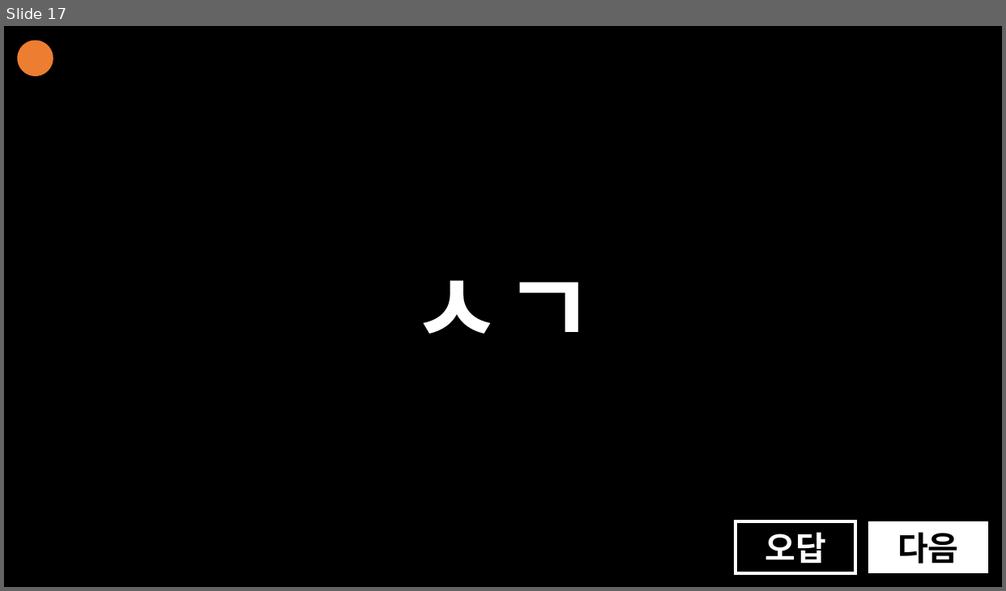
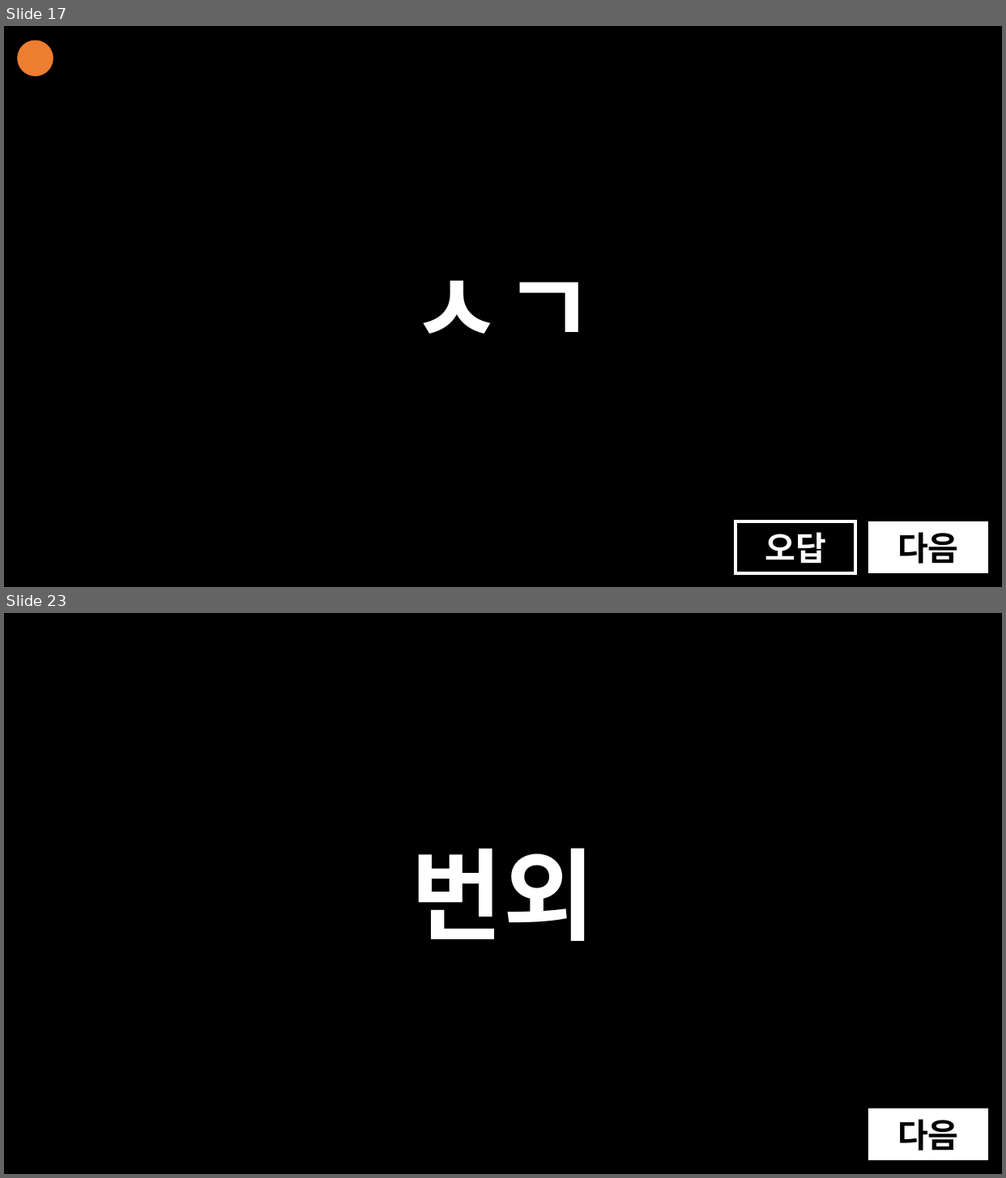
Before and after one commit to mangojun/essay-ppt, a slide deck: ppt/초성 이어 맞추기.pptx. Shown one above the other, each under a label of ours: slide 17 before the commit, slides 17 and 23 after it; the slides between them are not shown. The pictures are 1006x591 and 1006x1178 pixels, drawn with LibreOffice and Linux fonts; fonts in the diff are those of the drawing. Boxes give left, top, right and bottom in pixels: in the first picture for what was removed or moved away, otherwise in the second. Text is boxed around its words. In the diff, an @@ line names an element or a change of style, - is before the commit and + after.

```diff
--- a/ppt/초성 이어 맞추기.pptx
+++ b/ppt/초성 이어 맞추기.pptx
@@ slide 23 added at box(4, 613, 1002, 1174), background #000000 @@
@@ text added at box(411, 848, 595, 941), 96 pt, text #FFFFFF, bold @@
+번외
@@ rectangle added at box(868, 1109, 988, 1161), fill #FFFFFF, 32 pt, text #000000, bold @@
+다음
```
Also in this commit, not shown: 5 other slides added.
